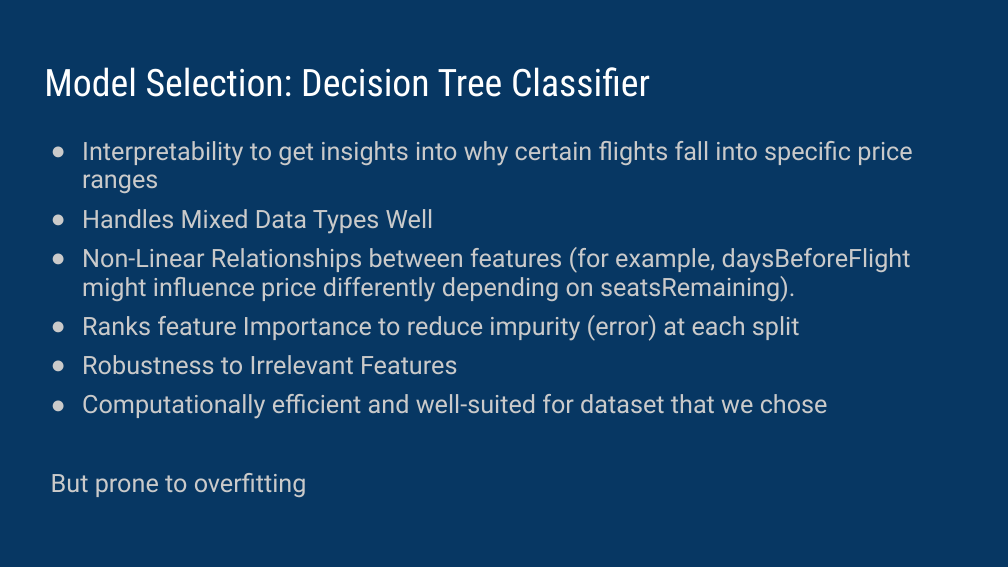
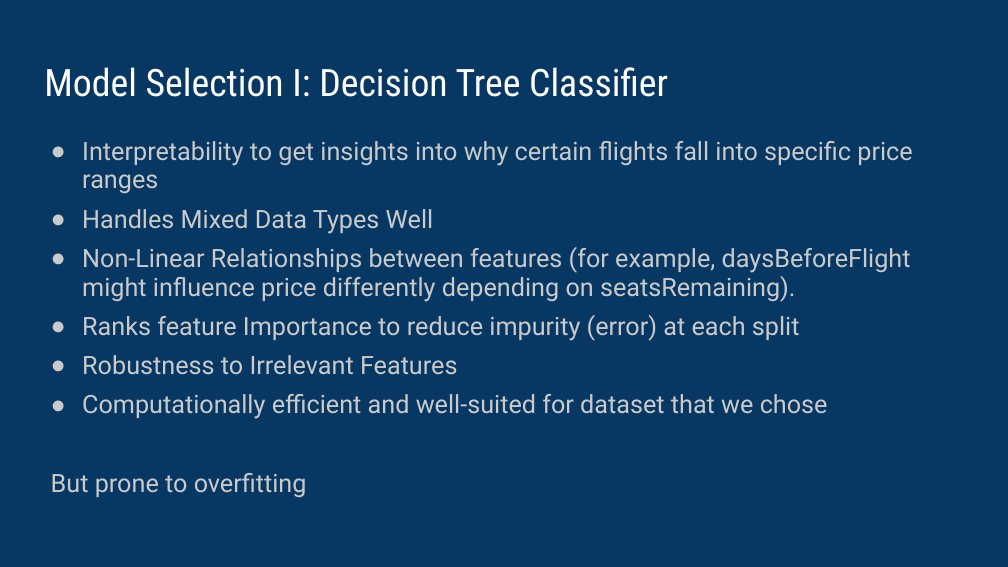
Before and after one commit to vipvivek15/CMPE_255_Final_Project, a slide deck: slide 7 of Final_presentation.pptx (slide 8 before the commit). Drawn at 1008x567 pixels with LibreOffice and Linux fonts; fonts in the diff are those of the drawing. Boxes give left, top, right and bottom in pixels: in the first picture for what was removed or moved away, otherwise in the second. Text is boxed around its words. In the diff, an @@ line names an element or a change of style, - is before the commit and + after.

```diff
--- a/Final_presentation.pptx
+++ b/Final_presentation.pptx
@@ title at bbox=[44, 67, 668, 97]: text changed @@
-Model Selection: Decision Tree Classifier
+Model Selection I: Decision Tree Classifier
```
Also in this commit, not shown: 11 other slides changed, 2 slides added, 1 slide removed.
